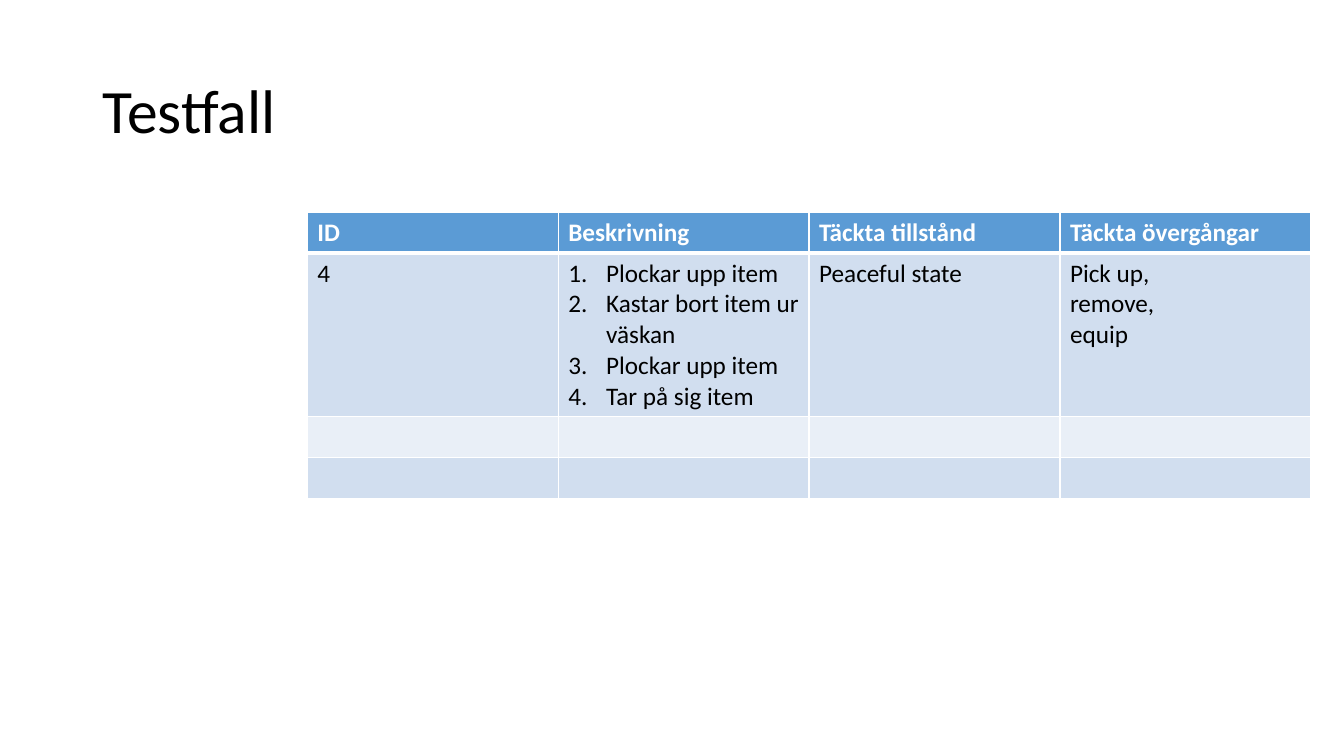
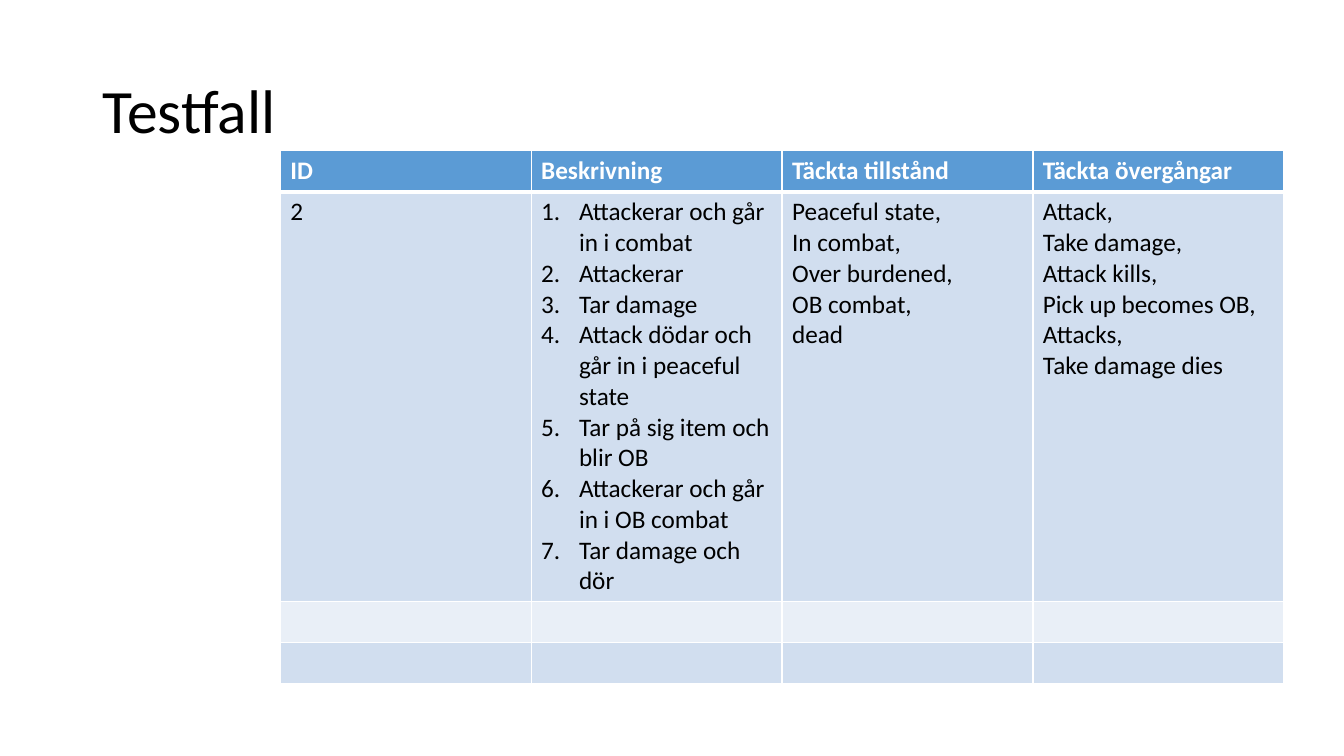
Before and after one commit to fyrtio2/projektINTE, a slide deck: slide 20 of 01 Dokumentation/slutredovisning.pptx. Drawn at 1344x756 pixels with LibreOffice and Linux fonts; fonts in the diff are those of the drawing. Boxes give left, top, right and bottom in pixels: in the first picture for what was removed or moved away, otherwise in the second. Text is boxed around its words. In the diff, an @@ line names an element or a change of style, - is before the commit and + after.

```diff
--- a/01 Dokumentation/slutredovisning.pptx
+++ b/01 Dokumentation/slutredovisning.pptx
@@ table at box(280, 151, 1285, 676) @@
-row 2: 4 | Plockar upp item / Kastar bort item ur väskan / Plockar upp item / Tar på sig item | Peaceful state | Pick up, / remove, / equip
+row 2: 2 | Attackerar och går in i combat / Attackerar / Tar damage / Attack dödar och går in i peaceful state / Tar på sig item och blir OB / Attackerar och går in i OB combat / Tar damage och dör | Peaceful state, / In combat, / Over burdened, / OB combat, / dead | Attack, / Take damage, / Attack kills, / Pick up becomes OB, / Attacks, / Take damage dies
@@ table: place and size @@
-table at box(308, 212, 1312, 494)
+table at box(280, 151, 1285, 676)
```
Also in this commit, not shown: 1 other slide changed.
